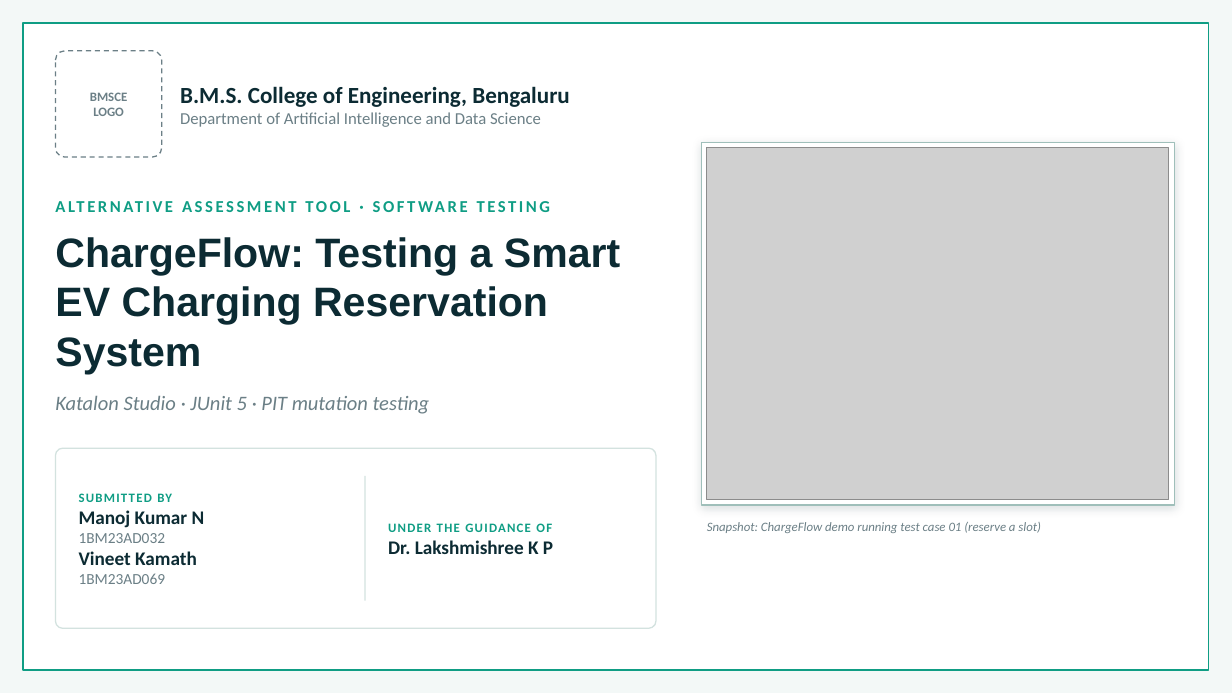
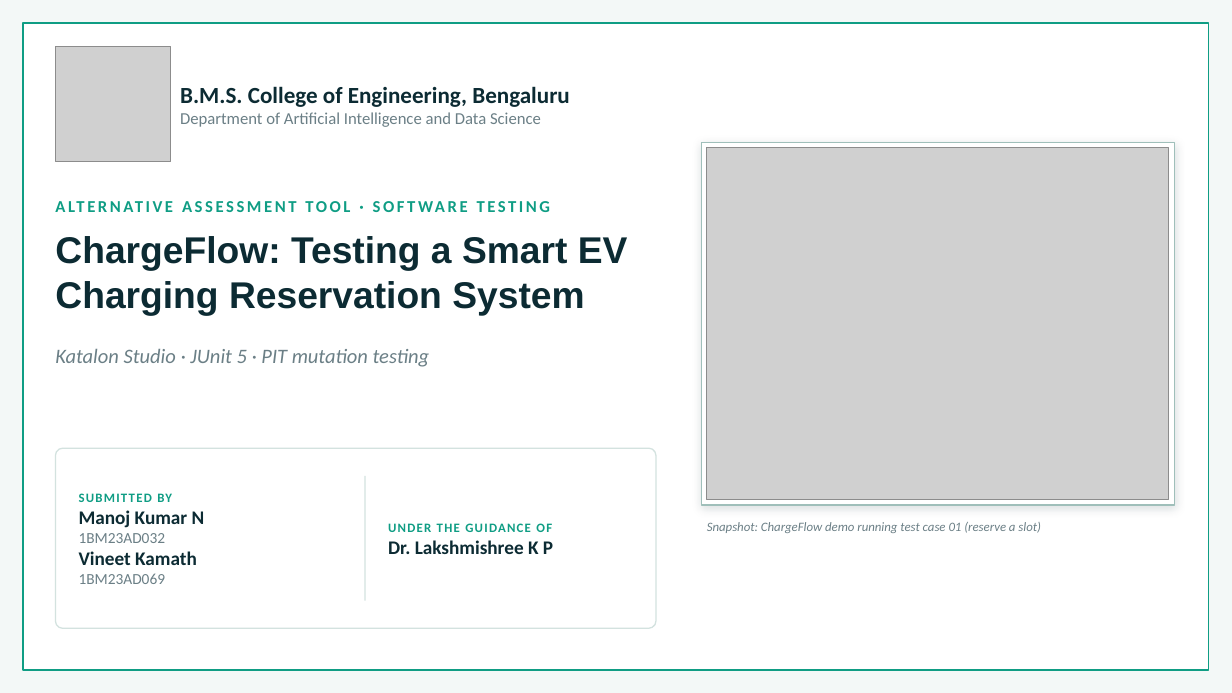
Before and after one commit to VineetKamath/chargeflow-ev-testing-lab, a slide deck: slide 1 of presentation/AAT_Software_Testing_ChargeFlow.pptx. Drawn at 1232x693 pixels with LibreOffice and Linux fonts; fonts in the diff are those of the drawing; grey boxes stand for pictures. Boxes give left, top, right and bottom in pixels: in the first picture for what was removed or moved away, otherwise in the second. Text is boxed around its words. In the diff, an @@ line names an element or a change of style, - is before the commit and + after.

```diff
--- a/presentation/AAT_Software_Testing_ChargeFlow.pptx
+++ b/presentation/AAT_Software_Testing_ChargeFlow.pptx
@@ rounded rectangle removed at (55,51,162,157) @@
@@ picture added at (55,46,171,162) @@
@@ text removed at (90,92,127,116) @@
-BMSCE
-LOGO
@@ text "ChargeFlow: Testing a Smart EV ..." at (55,236,628,316): size 32 to 29 pt @@
@@ text "Katalon Studio · JUnit 5 ...": place and size @@
-text "Katalon Studio · JUnit 5 ..." at (55,396,430,414)
+text "Katalon Studio · JUnit 5 ..." at (55,349,430,367)
```
Also in this commit, not shown: 4 other slides changed, 1 other file.
